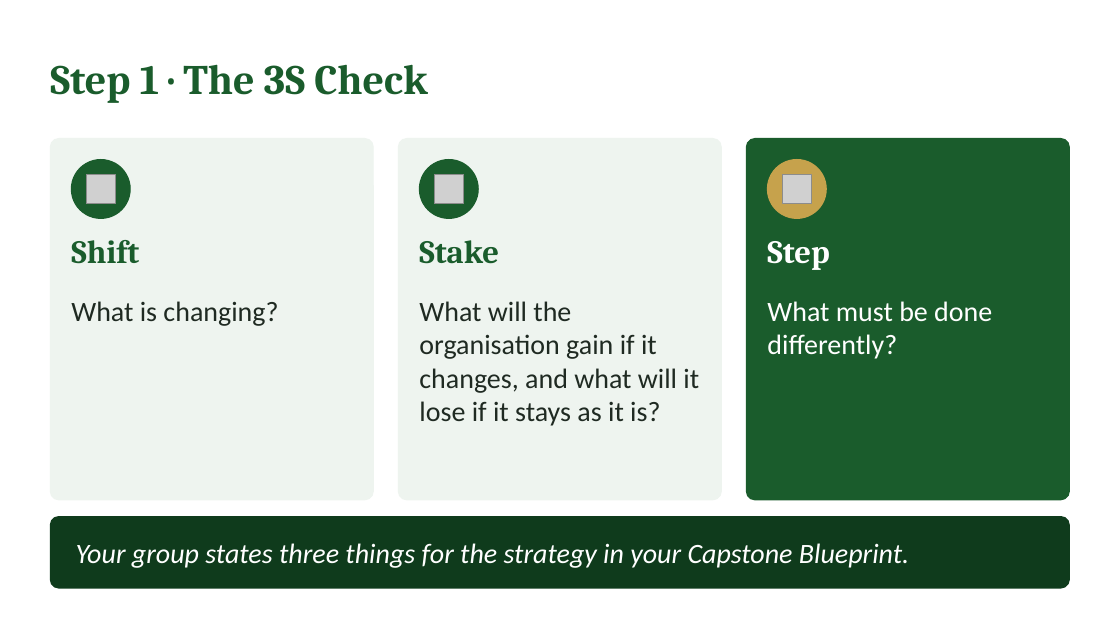
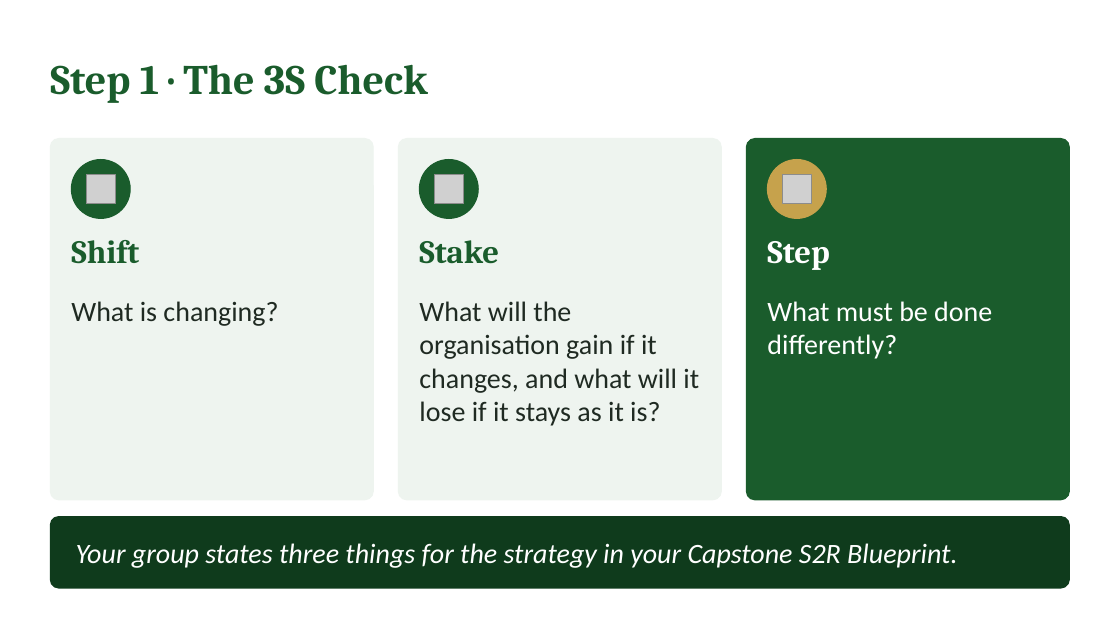
Before and after one commit to IBSL26/ibsl-platform, a slide deck: slide 33 of Unit decks/Unit 05 - Aligning Heart & Mind.pptx. Drawn at 1120x630 pixels with LibreOffice and Linux fonts; fonts in the diff are those of the drawing; grey boxes stand for pictures. Boxes give left, top, right and bottom in pixels: in the first picture for what was removed or moved away, otherwise in the second. Text is boxed around its words. In the diff, an @@ line names an element or a change of style, - is before the commit and + after.

```diff
--- a/Unit decks/Unit 05 - Aligning Heart & Mind.pptx
+++ b/Unit decks/Unit 05 - Aligning Heart & Mind.pptx
@@ text at <box>76,543,957,568</box>: text changed @@
-Your group states three things for the strategy in your Capstone Blueprint.
+Your group states three things for the strategy in your Capstone S2R Blueprint.
```
Also in this commit, not shown: 36 other files.
